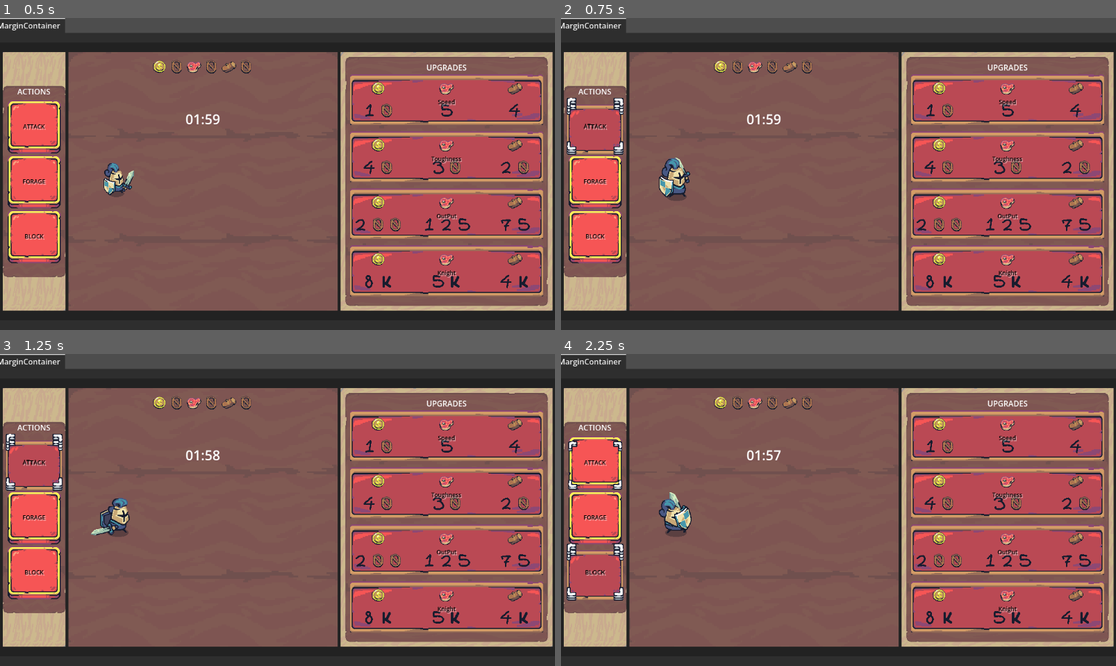
Above: before the commit, frames 1-4 (two rows, left to right).
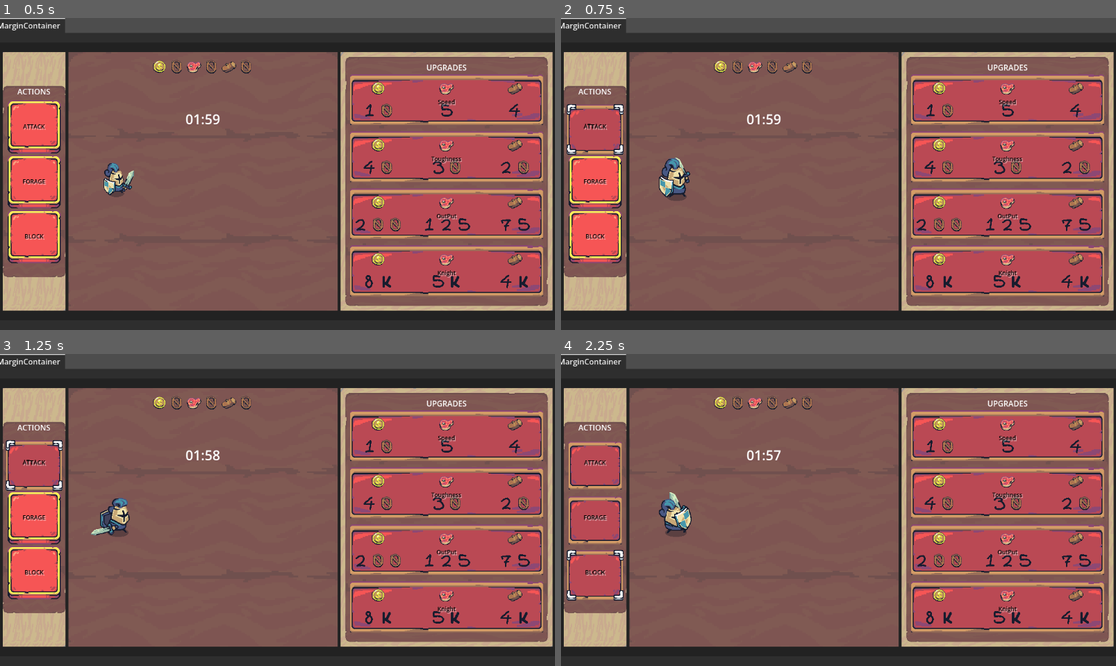
Above: after the commit, the same moments.

Repository: pedropple-droid/Incremental_Knight
Game: Godot game, scene res://scenes/main.tscn
The game is run twice, just before and just after one commit, with the same random seed, the same clock (stepped at 60 frames per second) and the same inputs.
Inputs (mouse positions are in pixels of both pictures, inside the frame that each line leads up to):
- Up to frame 1 (0.5 s): no input
- Up to frame 2 (0.75 s): click (594, 127) at 0.5 s
- Up to frame 3 (1.25 s): no input
- Up to frame 4 (2.25 s): click (594, 516) at 1.25 s; click (594, 572) at 2 s

Frame 1 is identical in both runs. In frame 2, 0.2% of the frame differs, in the area x 1-12%, y 25-44%; in frame 3, 0.2%; in frame 4, 3.3%, in the area x 1-12%, y 26-79%.

Commit message:
0.1.1.5.8.6
been doing well after 4 upgrades in a row with alot of errors and such, as soon as i finish the action system i'm going to 0.1.1.5.9

Diff:
--- a/Scripts/main.gd
+++ b/Scripts/main.gd
@@ -6,12 +6,14 @@
 # it should register that the mouse is hovering, and, let's change it to clicking and holding
 # ---------------------------------------------------------------
 # [ACTION PANELS]🟠
-# it should register the CURSOR_02 when on top of it
+# somehow, we've made it much harder for ourselfs in the way that it worked eprfectly and now it doesn't
+# but, that's not a problem, we've managed to refactor a lot of code, nice
+# atm, i've got some issues with the chosen and choosing panel, don't overcomplicate it, just try to fix it
 # ---------------------------------------------------------------
 # [VISUAL PANEL]⚪
 # ---------------------------------------------------------------
 # [TOUGHNESS TIMER]🔵
-# for a reason my timing slows down to a halt when i attack or upgrade idk i have to find out
+# unresponsive, refactor its idea whenever
 # ---------------------------------------------------------------
 # [QTE]🔵
 # qte still kinda sucks, it's kinda just there in number and in visual
@@ -322,16 +324,18 @@
 
 # ========= ACTION ==========
 func _on_attack_pressed():
+	_update_action_visuals(ActionController.ActionType.ATTACK, true)
 	action_controller.request_action(ActionController.ActionType.ATTACK)
 
 func _on_forage_pressed():
+	_update_action_visuals(ActionController.ActionType.FORAGE, true)
 	action_controller.request_action(ActionController.ActionType.FORAGE)
 
 func _on_block_pressed():
+	_update_action_visuals(ActionController.ActionType.BLOCK, true)
 	action_controller.request_action(ActionController.ActionType.BLOCK)
 
 func _on_action_changed(action: ActionController.ActionType) -> void:
-	_update_action_visuals(action, true)
 	_play_action_animation(action)
 
 func _play_action_animation(action: ActionController.ActionType) -> void:
@@ -349,22 +353,31 @@
 	action_controller.animation_finished()
 
 func _update_action_visuals(action: ActionController.ActionType, toggle) -> void:
-	_reset_all_action_patches()
-
 	if toggle:
+		_reset_action_patches(action, true)
 		match action:
 			ActionController.ActionType.ATTACK:
 				attack_9p_rect.texture = SMALL_RED_SQUARE_BUTTON_PRESSED
+				attack_choosing.visible = false
 				attack_chosen.visible = true
+				forage_chosen.visible = false
+				block_chosen.visible = false
 
 			ActionController.ActionType.FORAGE:
 				forage_9p_rect.texture = SMALL_RED_SQUARE_BUTTON_PRESSED
+				forage_choosing.visible = false
 				forage_chosen.visible = true
+				attack_chosen.visible = false
+				block_chosen.visible = false
 
 			ActionController.ActionType.BLOCK:
 				block_9p_rect.texture = SMALL_RED_SQUARE_BUTTON_PRESSED
+				block_choosing.visible = false
 				block_chosen.visible = true
+				attack_chosen.visible = false
+				forage_chosen.visible = false
 	else:
+		_reset_action_patches(action, false)
 		match action:
 			ActionController.ActionType.ATTACK:
 				attack_choosing.visible = false
@@ -375,19 +388,36 @@
 			ActionController.ActionType.BLOCK:
 				block_choosing.visible = false
 
-func _reset_all_action_patches():
-	attack_9p_rect.texture = SMALL_RED_SQUARE_BUTTON_REGULAR
-	forage_9p_rect.texture = SMALL_RED_SQUARE_BUTTON_REGULAR
-	block_9p_rect.texture = SMALL_RED_SQUARE_BUTTON_REGULAR
+func _reset_action_patches(patch, pressed):
+	if not pressed:
+		match patch:
+			action_controller.ActionType.ATTACK:
+				attack_9p_rect.texture = SMALL_RED_SQUARE_BUTTON_PRESSED
+				forage_9p_rect.texture = SMALL_RED_SQUARE_BUTTON_REGULAR
+				block_9p_rect.texture = SMALL_RED_SQUARE_BUTTON_REGULAR
+			action_controller.ActionType.FORAGE:
+				attack_9p_rect.texture = SMALL_RED_SQUARE_BUTTON_REGULAR
+				forage_9p_rect.texture = SMALL_RED_SQUARE_BUTTON_PRESSED
+				block_9p_rect.texture = SMALL_RED_SQUARE_BUTTON_REGULAR
+			action_controller.ActionType.BLOCK:
+				attack_9p_rect.texture = SMALL_RED_SQUARE_BUTTON_REGULAR
+				forage_9p_rect.texture = SMALL_RED_SQUARE_BUTTON_REGULAR
+				block_9p_rect.texture = SMALL_RED_SQUARE_BUTTON_PRESSED
+	else:
+		match patch:
+			action_controller.ActionType.ATTACK:
+				attack_9p_rect.texture = SMALL_RED_SQUARE_BUTTON_PRESSED
+			action_controller.ActionType.FORAGE:
+				forage_9p_rect.texture = SMALL_RED_SQUARE_BUTTON_REGULAR
+			action_controller.ActionType.BLOCK:
+				block_9p_rect.texture = SMALL_RED_SQUARE_BUTTON_REGULAR
 
 func _on_attack_mouse_entered() -> void:
 	hovered_action = ActionController.ActionType.ATTACK
-	_update_action_visuals(hovered_action, false)
 	refresh_action_panels(true, attack, CURSOR_02, attack_choosing)
 
 func _on_attack_mouse_exited() -> void:
 	hovered_action = ActionController.ActionType.IDLE
-	_update_action_visuals(hovered_action, false)
 	refresh_action_panels(false, attack, CURSOR_01, attack_choosing)
 
 func _on_forage_mouse_entered() -> void:
@@ -415,7 +445,6 @@
 	Input.set_custom_mouse_cursor(texture, 0, Vector2(23, 23))
 
 	if hovering:
-		panel1.visible = true
 		tween.tween_property(
 			button,
 			"scale",
@@ -429,7 +458,6 @@
 			0.05
 		)
 	else:
-		panel1.visible = false
 		tween.tween_property(
 			button,
 			"scale",
